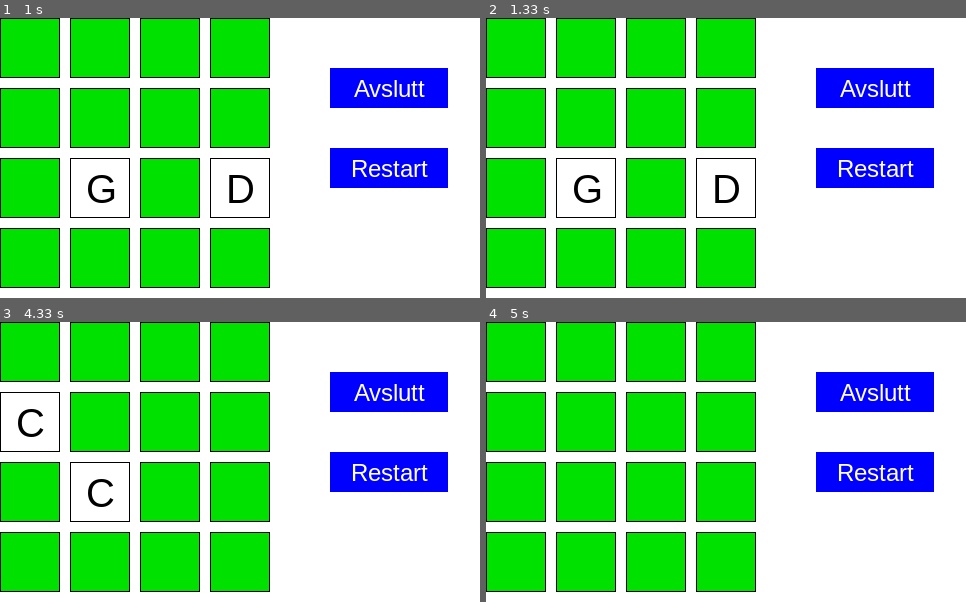
Above: before the commit, frames 1-4 (two rows, left to right).
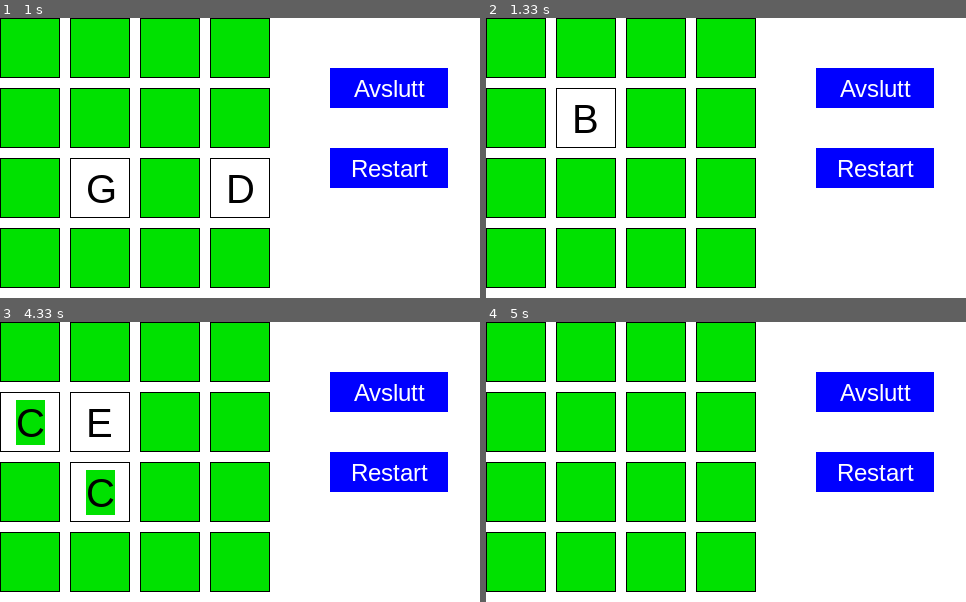
Above: after the commit, the same moments.

Repository: rasmusgraver/IT2_pensum_2025
Game: pygame game, started from Kap 4B Rutenett/Memory/main.py
Same seed, same stepped clock (60 frames per second), same inputs: the game is played once before the commit and once after it.
Inputs (mouse positions are in pixels of both pictures, inside the frame that each line leads up to):
- Up to frame 1 (1 s): click (240, 158) at 0.38 s; click (124, 160) at 0.72 s
- Up to frame 2 (1.33 s): click (577, 116) at 1.05 s
- Up to frame 3 (4.33 s): click "Restart" at 1.88 s; click (216, 534) at 2.22 s; click "Restart" at 3.05 s; click (57, 400) at 3.38 s; click (86, 490) at 3.72 s; click (91, 425) at 4.05 s
- Up to frame 4 (5 s): click "Restart" at 4.88 s

Frame 1 is identical in both runs. In frame 2, 7.5% of the frame differs, in the area x 14-57%, y 25-72%; in frame 3, 4.2%; in frame 4, nothing differs.

Commit message:
små opprydning memory

Diff:
--- a/Kap 4B Rutenett/Memory/main.py
+++ b/Kap 4B Rutenett/Memory/main.py
@@ -4,11 +4,12 @@
 from pg_meny import Knapp, MENYFARGE
 import random
 import time
+from tekst import skriv_tekst
 
 # Start opp PyGame:
 pg.init()
 clock = pg.time.Clock()
-screen = pg.display.set_mode((WIDTH, HEIGHT))
+vindu = pg.display.set_mode((WIDTH, HEIGHT))
 
 
 # Her setter du opp objektene dine:
@@ -39,6 +40,38 @@
     return brett
 
 
+def sjekkRuter():
+    global rute1, rute2, antall_funnet, antall_aapne, running
+
+    # Må ha sjekken helt til slutt (Etter at vi har tegnet brettet):
+    if rute1 and rute2:
+        print("------------ Sjekker de to rutene")
+        # Sjekk om de to er like:
+        if rute1.bokstav == rute2.bokstav:
+            print("De to er like")
+            rute1.funnet = True
+            rute2.funnet = True
+            antall_funnet += 1
+        else:
+            print("NEI!")
+
+        # Vent litt:
+        time.sleep(0.5)
+        # Lukk rutene igjen:
+        rute1.vis = False
+        rute2.vis = False
+        antall_aapne = 0
+        rute1 = None
+        rute2 = None
+    elif antall_funnet == 8:
+        skriv_tekst(vindu, 40, 100, "DU KLARTE DET!", BLACK, YELLOW)
+        # MERK: Må ha med oppdatering av displayet for å vise endringen:
+        pg.display.flip()
+        time.sleep(3)
+        running = False
+
+
+
 brett:list[list[Rute]] = setup_brett()
 running = True
 # Antall ruter som er klikket på:
@@ -46,9 +79,10 @@
 # De to rutene som er blitt klikket på:
 rute1 = None
 rute2 = None
+# Antall par som er funnet:
+antall_funnet = 0
 
 while running:
-    screen.fill(WHITE)
 
     # Sjekk om brukeren avslutter vinduet:
     for event in pg.event.get():
@@ -75,7 +109,7 @@
             if k < ANT_KOL and r < ANT_RAD:
                 rute = brett[r][k]
                 print("Du klikket på rute", rute)
-                if antall_aapne < 2 and rute.vis == False:
+                if antall_aapne < 2 and rute.vis == False and rute.funnet == False:
                     rute.klikk()
                     # Lagrer ruten vi klikket på i rute1 og rute2:
                     if antall_aapne == 0:
@@ -84,44 +118,29 @@
                         rute2 = rute
                     antall_aapne += 1
 
+
+    vindu.fill(WHITE)
+
     # Tegn brettet for hver "frame":
     for rad in brett:
         for rute in rad:
-            rute.tegn(screen)
+            rute.tegn(vindu)
 
     # og knappene:
     for knapp in knapper:
-        knapp.tegn(screen)
+        knapp.tegn(vindu)
 
 
     # Oppdater displayet og klikk framover på klokka:
     pg.display.flip()
     clock.tick(FPS)
 
-
-
-
-    # Må ha sjekken helt til slutt (Etter at vi har tegnet brettet):
-    if rute1 and rute2:
-        print("------------ Sjekker de to rutene")
-        # Sjekk om de to er like:
-        if rute1.bokstav == rute2.bokstav:
-            print("De to er like")
-            rute1.funnet = True
-            rute2.funnet = True
-        else:
-            print("NEI!")
-
-        # Vent 1 sec:
-        time.sleep(1)
-        # Lukk rutene igjen:
-        rute1.vis = False
-        rute2.vis = False
-        antall_aapne = 0
-        rute1 = None
-        rute2 = None
-
-
+    # Sjekk om vi har funnet par, og om vi er ferdige
+    # MERK: Må gjøre det ETTER vi har tegnet brettet
+    sjekkRuter()
+    # Bare en liten kommentar her: Kunne gjort dette penere, uten å bruke time sleep:
+    # Kunne hatt en "frame counter" som teller antall frames vi vil vente før vi lukker
+    # de vi har klikket på
 
 
 
--- a/Kap 4B Rutenett/Memory/rute.py
+++ b/Kap 4B Rutenett/Memory/rute.py
@@ -3,23 +3,23 @@
 from tekst import skriv_tekst
 
 class Rute:
-    def __init__(self, x, y, bokstav):
-        self.x = x
-        self.y = y
+    def __init__(self, k, r, bokstav):
+        self.kol = k
+        self.rad = r
         self.bokstav = bokstav
         self.vis = False
         self.funnet = False
 
     def __repr__(self):
-        return f"Rute {self.x}, {self.y} med bokstav {self.bokstav}"
+        return f"Rute {self.rad}, {self.kol} med bokstav {self.bokstav}"
 
     def klikk(self):
         # Vis ruten:
         self.vis = True
 
     def tegn(self, screen):
-        x_pos = self.x * (RUTE_STR + GAP)
-        y_pos = self.y * (RUTE_STR + GAP)
+        x_pos = self.kol * (RUTE_STR + GAP)
+        y_pos = self.rad * (RUTE_STR + GAP)
 
         if self.vis:
             # Tegn bokstaven
